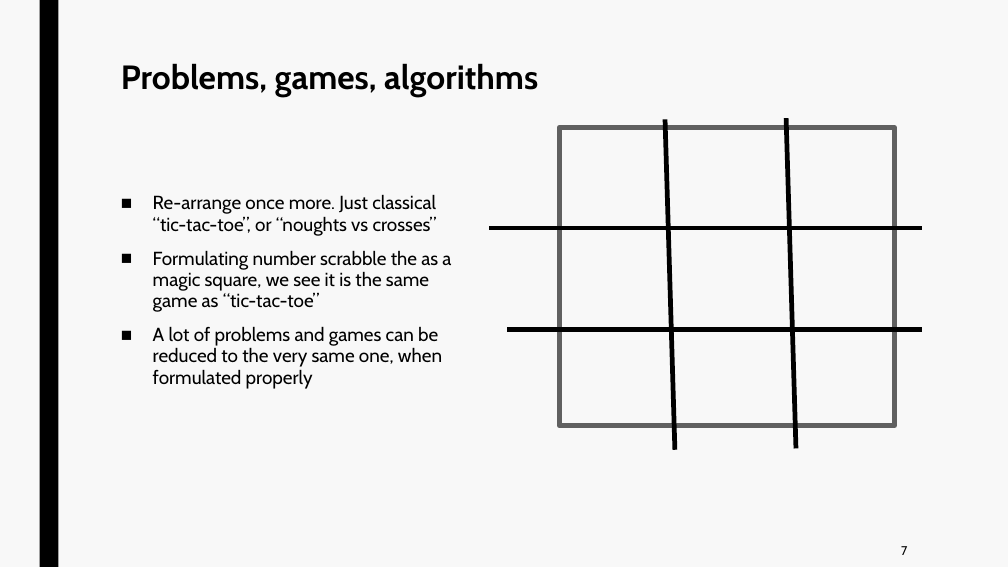
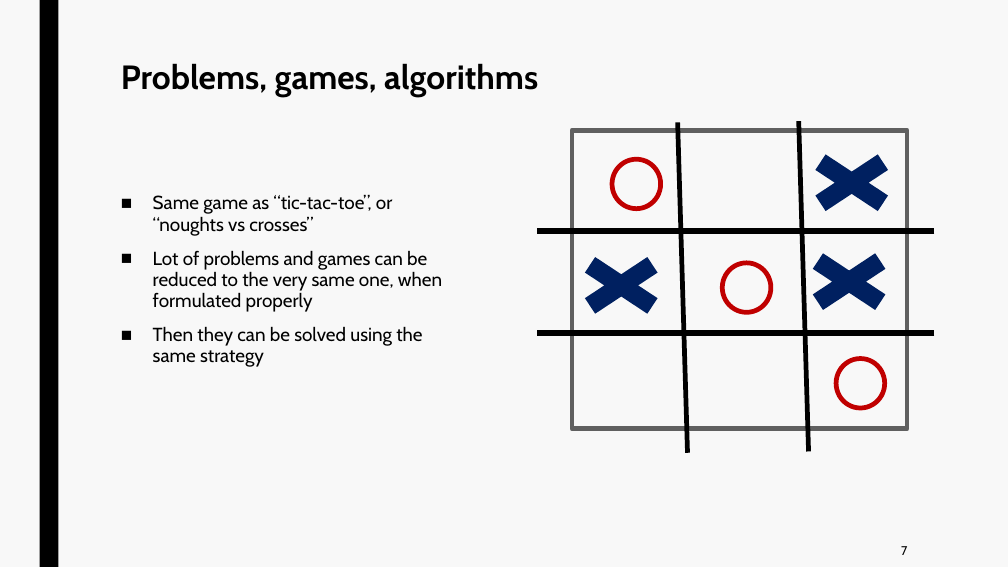
Before and after one commit to jurtasun/presentations, a slide deck: slide 6 of 202306_LMS_Complexity/202306_LMS_Complexity.ppt. Drawn at 1008x567 pixels with LibreOffice and Linux fonts; fonts in the diff are those of the drawing. Boxes give left, top, right and bottom in pixels: in the first picture for what was removed or moved away, otherwise in the second. Text is boxed around its words. In the diff, an @@ line names an element or a change of style, - is before the commit and + after.

```diff
--- a/202306_LMS_Complexity/202306_LMS_Complexity.ppt
+++ b/202306_LMS_Complexity/202306_LMS_Complexity.ppt
@@ rectangle: place and size @@
-rectangle at (560,128,895,426)
+rectangle at (572,130,907,429)
@@ line moved from (665, 119) - (675, 450) to (678, 123) - (687, 453) @@
@@ cross added at (792,143,912,222), fill #002060 @@
@@ line moved from (786, 118) - (796, 448) to (799, 121) - (809, 451) @@
@@ ellipse added at (613,160,661,209), outline #C00000 4.5 pt @@
@@ text at (153,194,442,367): text changed @@
-■ Re-arrange once more. Just classical “tic-tac-toe”, or “noughts vs crosses”
-■ Formulating number scrabble the as a magic square, we see it is the same game as “tic-tac-toe”
-■ A lot of problems and games can be reduced to the very same one, when formulated properly
+■ Same game as “tic-tac-toe”, or “noughts vs crosses”
+■ Lot of problems and games can be reduced to the very same one, when formulated properly
+■ Then they can be solved using the same strategy
@@ text added at (851,194,861,195), 18 pt, text #000000 @@
+2
@@ line moved from (922, 228) - (489, 228) to (935, 231) - (537, 231) @@
@@ line (935, 231) - (537, 231): stroke #000000 4.5 pt to #000000 6 pt @@
@@ cross added at (561,246,681,325), fill #002060 @@
@@ ellipse added at (722,263,771,312), outline #C00000 4.5 pt @@
@@ cross added at (789,242,910,321), fill #002060 @@
@@ text added at (621,296,631,298), 18 pt, text #000000 @@
+3
@@ text added at (852,295,861,298), 18 pt, text #000000 @@
+7
@@ line moved from (922, 330) - (507, 330) to (935, 333) - (537, 333) @@
@@ line (935, 333) - (537, 333): stroke #000000 4.5 pt to #000000 6 pt @@
@@ ellipse added at (836,358,885,408), outline #C00000 4.5 pt @@
```
Also in this commit, not shown: 18 other slides changed, 2 slides added, 1 slide removed, 3 other files.
